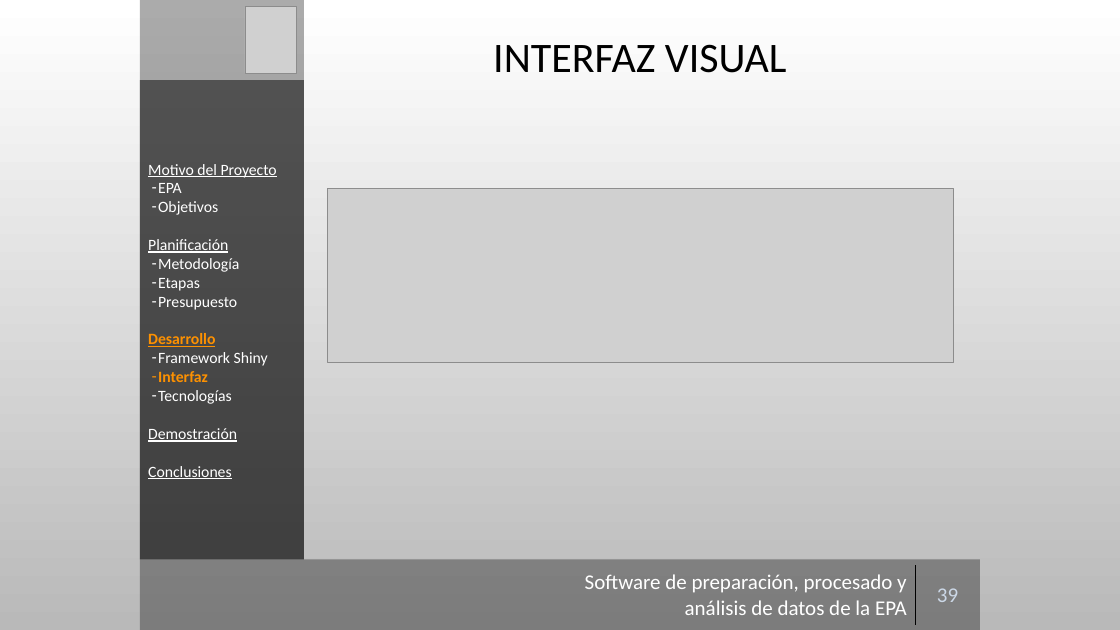
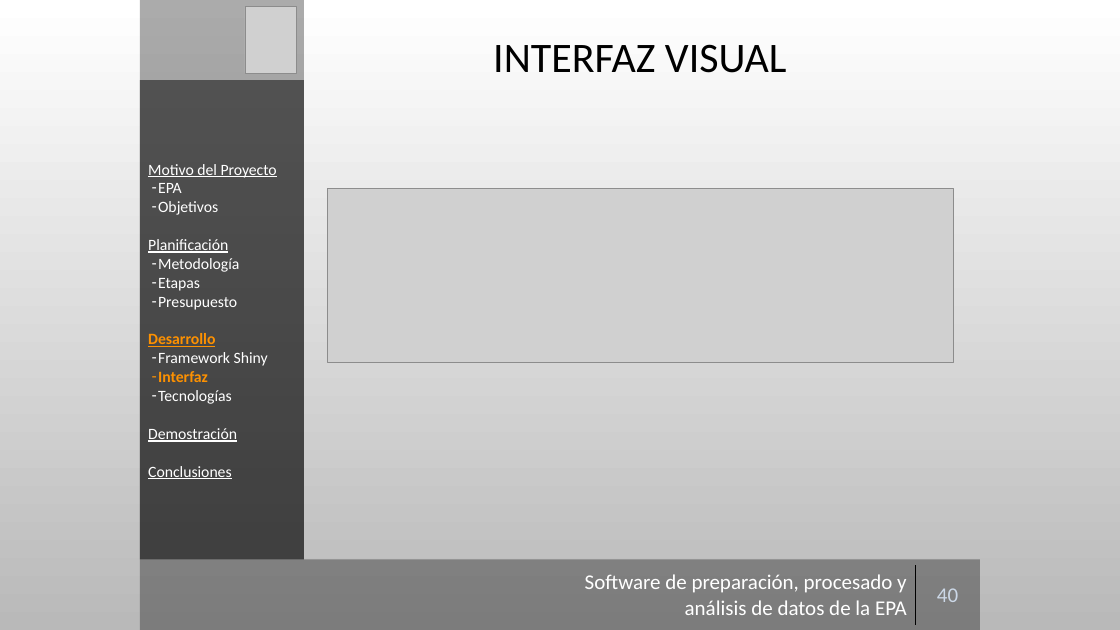
Before and after one commit to Gaulent/epa_explorer, a slide deck: slide 40 of mem/presentacion.pptx (slide 39 before the commit). Drawn at 1120x630 pixels with LibreOffice and Linux fonts; fonts in the diff are those of the drawing; grey boxes stand for pictures; background and template pictures are left out. Boxes give left, top, right and bottom in pixels: in the first picture for what was removed or moved away, otherwise in the second. Text is boxed around its words. In the diff, an @@ line names an element or a change of style, - is before the commit and + after.

```diff
--- a/mem/presentacion.pptx
+++ b/mem/presentacion.pptx
@@ table at (573, 565, 981, 624) @@
-row 1, column 2: 39
+row 1, column 2: 40
```
Also in this commit, not shown: 13 other slides changed.
